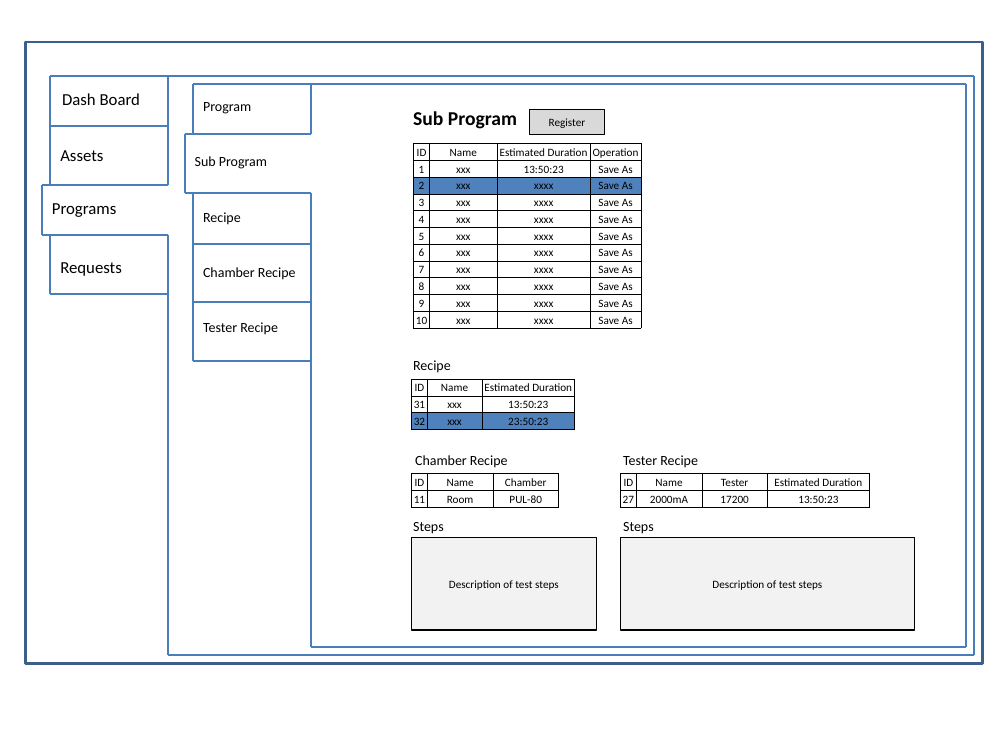
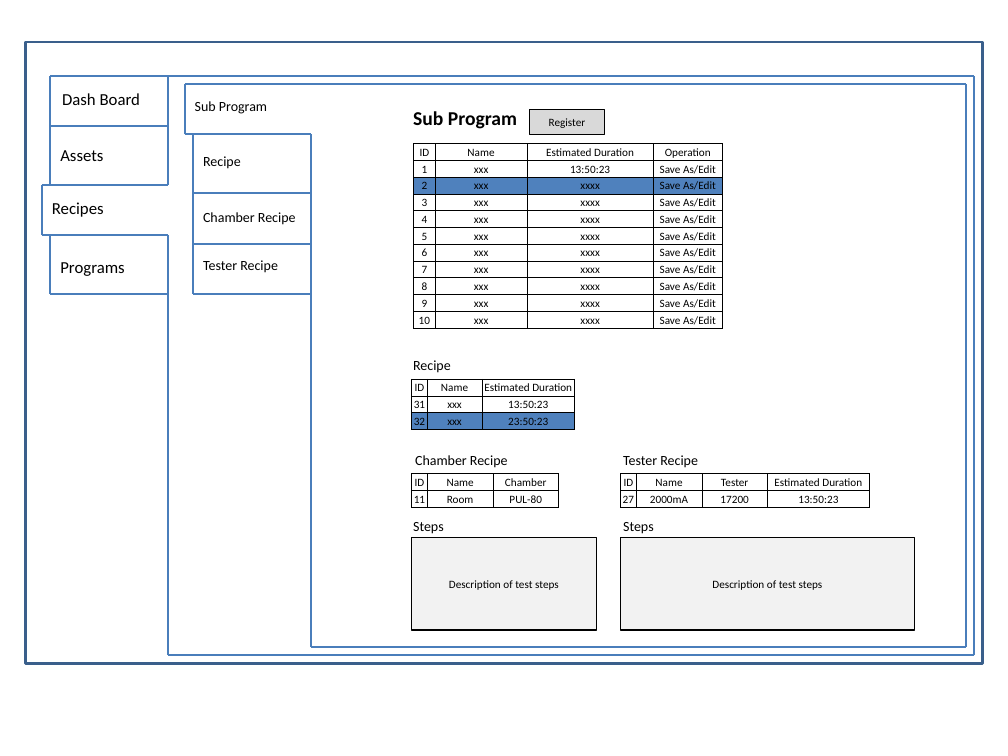
Before and after one commit to happylennychen/BCLabManager, a slide deck: slide 24 of Doc/UI Design.pptx (slide 15 before the commit). Drawn at 1008x756 pixels with LibreOffice and Linux fonts; fonts in the diff are those of the drawing. Boxes give left, top, right and bottom in pixels: in the first picture for what was removed or moved away, otherwise in the second. Text is boxed around its words. In the diff, an @@ line names an element or a change of style, - is before the commit and + after.

```diff
--- a/Doc/UI Design.pptx
+++ b/Doc/UI Design.pptx
@@ line moved from (194, 84) - (966, 84) to (184, 84) - (966, 84) @@
@@ line moved from (194, 134) - (194, 84) to (184, 134) - (184, 84) @@
@@ line removed from (310, 134) to (310, 84) @@
@@ text removed at bbox=[203, 102, 251, 114] @@
-Program
@@ line removed from (184, 194) to (184, 134) @@
@@ 3 texts: place and size @@
-3 texts at bbox=[195, 156, 296, 280]
+3 texts at bbox=[195, 101, 296, 225]
@@ line moved from (194, 361) - (194, 194) to (194, 294) - (194, 134) @@
@@ line moved from (310, 647) - (310, 194) to (310, 647) - (310, 134) @@
@@ table at bbox=[413, 143, 722, 329] @@
-row 2, column 4: Save As
+row 2, column 4: Save As/Edit
-row 3, column 4: Save As
+row 3, column 4: Save As/Edit
-row 4, column 4: Save As
+row 4, column 4: Save As/Edit
-row 5, column 4: Save As
+row 5, column 4: Save As/Edit
-row 6, column 4: Save As
+row 6, column 4: Save As/Edit
-row 7, column 4: Save As
+row 7, column 4: Save As/Edit
-row 8, column 4: Save As
+row 8, column 4: Save As/Edit
-row 9, column 4: Save As
+row 9, column 4: Save As/Edit
-row 10, column 4: Save As
+row 10, column 4: Save As/Edit
-row 11, column 4: Save As
+row 11, column 4: Save As/Edit
@@ table: place and size @@
-table at bbox=[413, 143, 641, 328]
+table at bbox=[413, 143, 722, 329]
@@ text added at bbox=[52, 202, 104, 217], 12 pt, text #000000 @@
+Recipes
@@ line removed from (184, 194) to (310, 194) @@
@@ text "Programs": place and size @@
-text "Programs" at bbox=[52, 203, 116, 217]
+text "Programs" at bbox=[60, 262, 124, 276]
@@ text removed at bbox=[60, 262, 122, 276] @@
-Requests
@@ text "Tester Recipe": place and size @@
-text "Tester Recipe" at bbox=[203, 322, 278, 335]
+text "Tester Recipe" at bbox=[203, 260, 278, 273]
@@ line moved from (194, 302) - (310, 302) to (194, 294) - (310, 294) @@
@@ line removed from (194, 361) to (310, 361) @@
```
Also in this commit, not shown: 22 other slides changed, 7 slides added, 4 slides removed.
